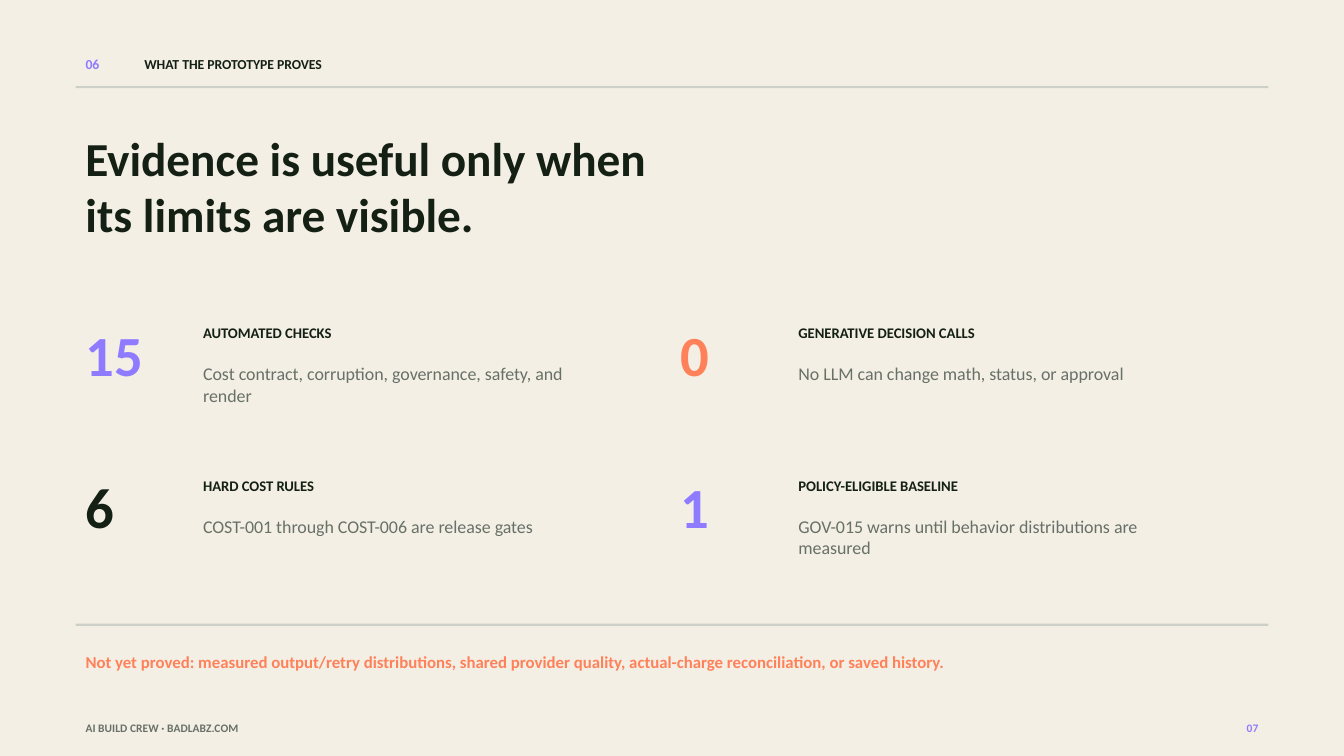
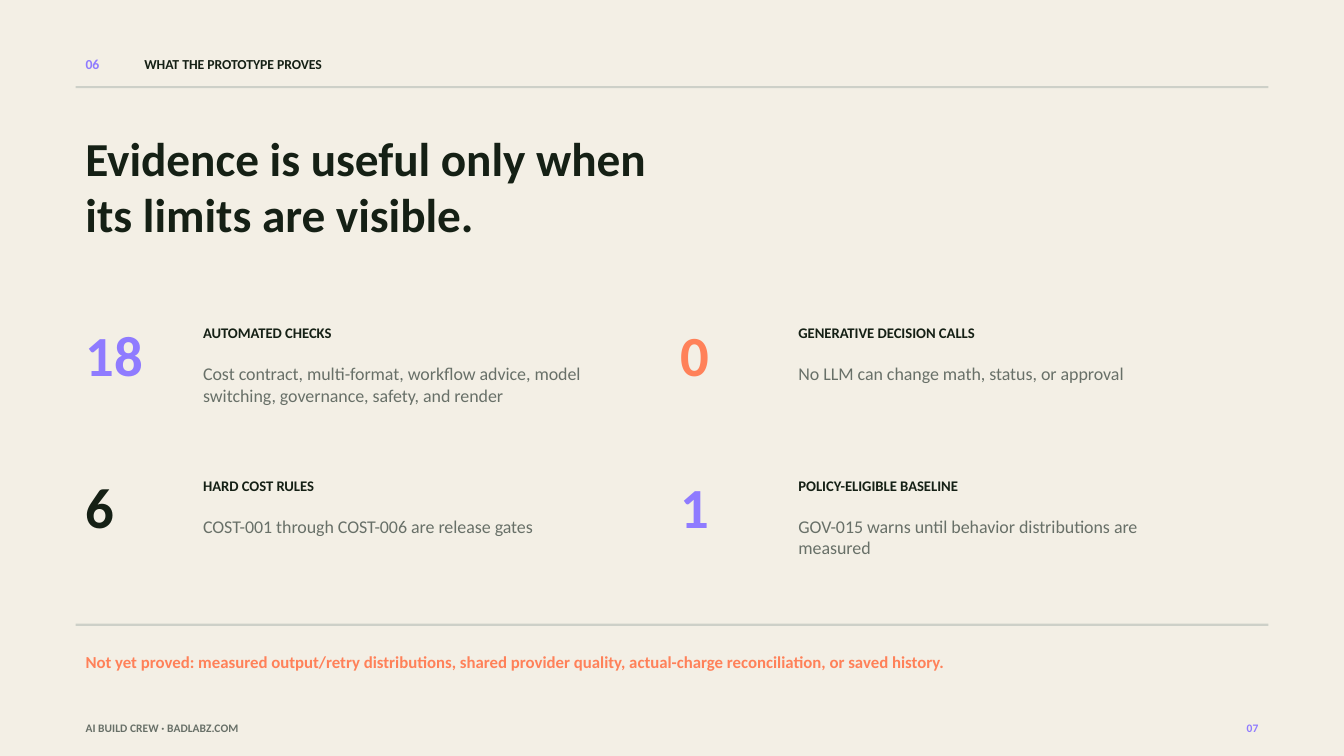
Before and after one commit to CTATX/ai-build-crew, a slide deck: slide 7 of artifacts/AI_BUILD_CREW_COST_CONTRACT_VIDEO_REVIEW.pptx. Drawn at 1344x756 pixels with LibreOffice and Linux fonts; fonts in the diff are those of the drawing. Boxes give left, top, right and bottom in pixels: in the first picture for what was removed or moved away, otherwise in the second. Text is boxed around its words. In the diff, an @@ line names an element or a change of style, - is before the commit and + after.

Commit message:
Release guided workload contract

```diff
--- a/artifacts/AI_BUILD_CREW_COST_CONTRACT_VIDEO_REVIEW.pptx
+++ b/artifacts/AI_BUILD_CREW_COST_CONTRACT_VIDEO_REVIEW.pptx
@@ text at [85, 337, 142, 377]: text changed @@
-15
+18
@@ text at [203, 367, 581, 405]: text changed @@
-Cost contract, corruption, governance, safety, and render
+Cost contract, multi-format, workflow advice, model switching, governance, safety, and render
```
Also in this commit, not shown: 5 other slides changed, 18 other files.
